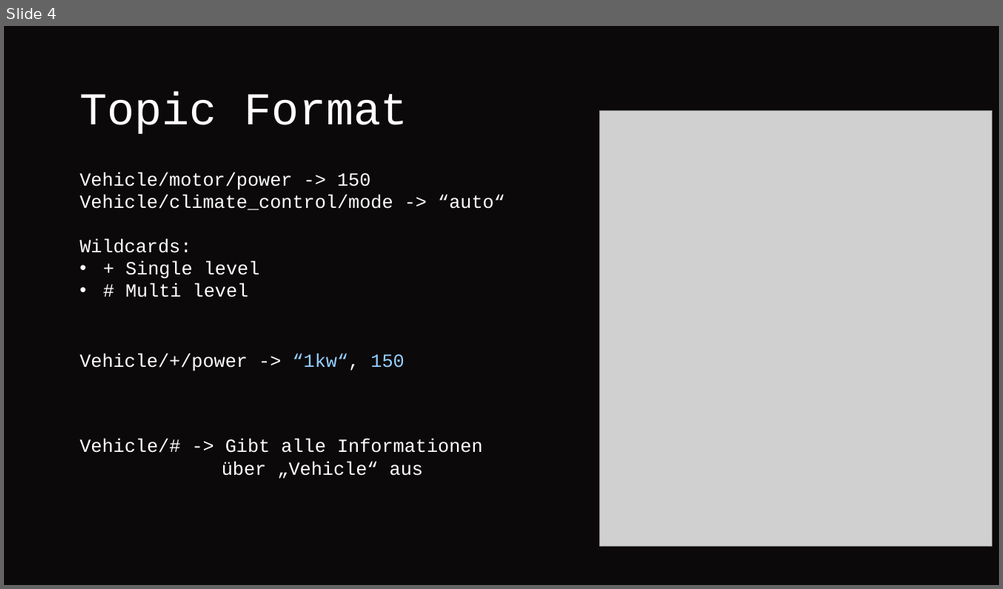
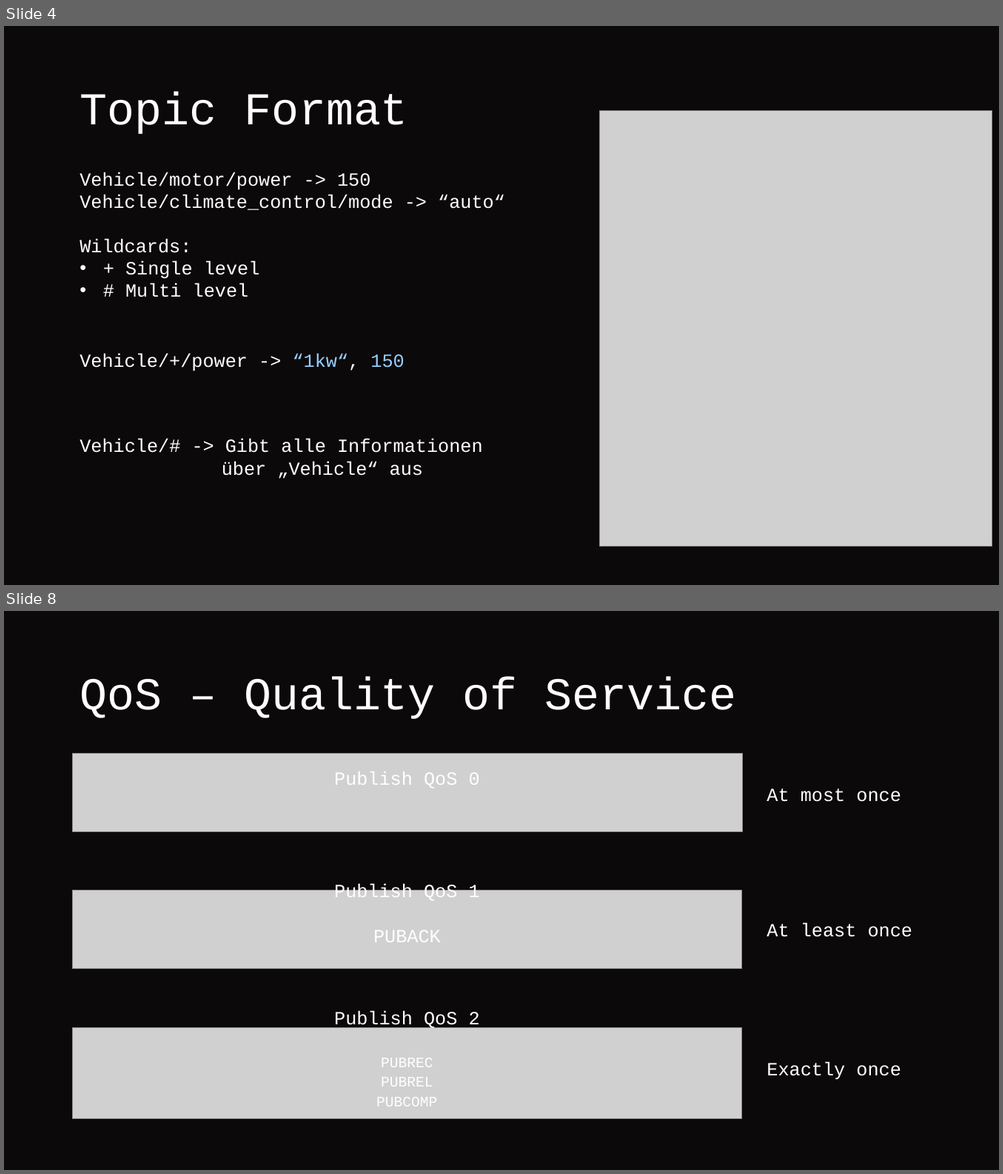
Before and after one commit to Matz21X/2024_25_5BHITS, a slide deck: SEW-Theorie/MQTT.pptx. Shown one above the other, each under a label of ours: slide 4 before the commit, slides 4 and 8 after it; the slides between them are not shown. The pictures are 1003x589 and 1003x1174 pixels, drawn with LibreOffice and Linux fonts; fonts in the diff are those of the drawing; grey boxes stand for pictures. Boxes give left, top, right and bottom in pixels: in the first picture for what was removed or moved away, otherwise in the second. Text is boxed around its words. In the diff, an @@ line names an element or a change of style, - is before the commit and + after.

```diff
--- a/SEW-Theorie/MQTT.pptx
+++ b/SEW-Theorie/MQTT.pptx
@@ slide 8 added at box(4, 611, 999, 1170), background #0C090B @@
@@ title added at box(79, 677, 737, 719), 44 pt, text #FFFFFF @@
+QoS – Quality of Service
@@ picture added at box(73, 754, 743, 832) @@
@@ text added at box(334, 772, 480, 788), 18 pt, text #FFFFFF @@
+Publish QoS 0
@@ text added at box(766, 789, 900, 802), 18 pt, text #FFFFFF @@
+At most once
@@ picture added at box(73, 891, 742, 969) @@
@@ text added at box(334, 884, 480, 900), 18 pt, text #FFFFFF @@
+Publish QoS 1
@@ text added at box(373, 931, 441, 943), 18 pt, text #FFFFFF @@
+PUBACK
@@ text added at box(766, 923, 912, 937), 18 pt, text #FFFFFF @@
+At least once
@@ picture added at box(73, 1028, 742, 1120) @@
@@ text added at box(334, 1011, 480, 1031), 18 pt, text #FFFFFF @@
+Publish QoS 2
@@ text added at box(381, 1058, 433, 1068), 14 pt, text #FFFFFF @@
+PUBREC
@@ text added at box(766, 1062, 900, 1080), 18 pt, text #FFFFFF @@
+Exactly once
@@ text added at box(376, 1097, 437, 1107), 14 pt, text #FFFFFF @@
+PUBCOMP
@@ text added at box(381, 1077, 433, 1087), 14 pt, text #FFFFFF @@
+PUBREL
```
Also in this commit, not shown: 4 slides changed, 1 slide removed.
